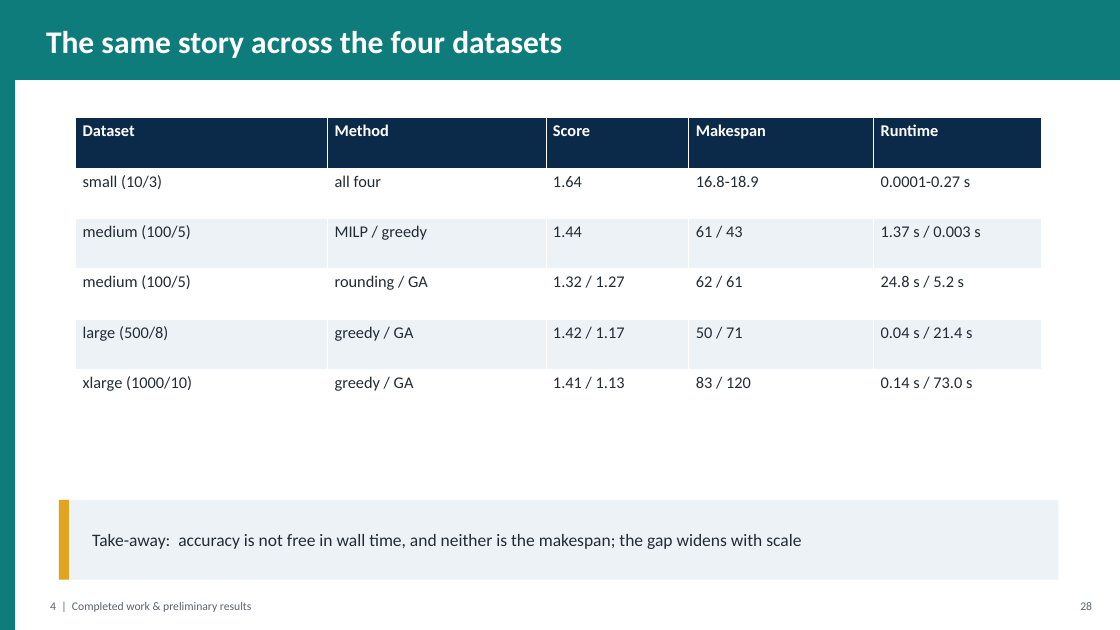
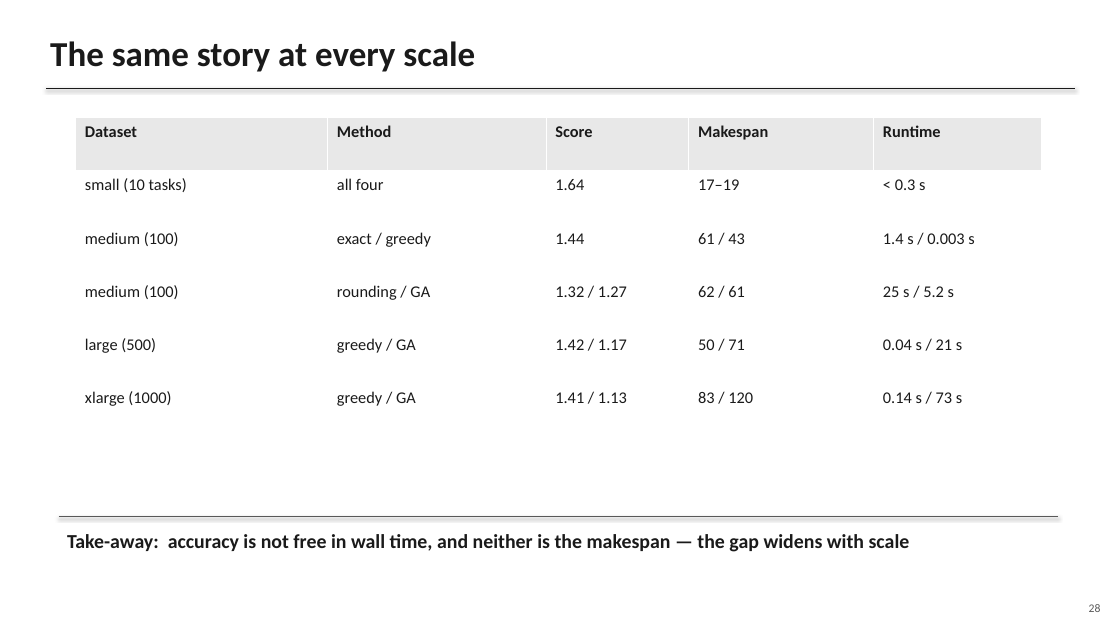
Before and after one commit to gayanigupta/data-aware-scheduling, a slide deck: slide 28 of slides/data-aware-scheduling.pptx (slide 29 before the commit). Drawn at 1120x630 pixels with LibreOffice and Linux fonts; fonts in the diff are those of the drawing. Boxes give left, top, right and bottom in pixels: in the first picture for what was removed or moved away, otherwise in the second. Text is boxed around its words. In the diff, an @@ line names an element or a change of style, - is before the commit and + after.

Commit message:
Plain monochrome slide deck with human-style text

```diff
--- a/slides/data-aware-scheduling.pptx
+++ b/slides/data-aware-scheduling.pptx
@@ rectangle removed at (x1=0, y1=0, x2=1120, y2=80) @@
@@ text at (x1=50, y1=41, x2=475, y2=72): text changed; size 27 to 30 pt; text colour #FFFFFF to #1A1A1A @@
-The same story across the four datasets
+The same story at every scale
@@ rectangle removed at (x1=0, y1=80, x2=15, y2=630) @@
@@ line added from (46, 88) to (1075, 88), #1A1A1A 1 pt @@
@@ table at (x1=76, y1=118, x2=1042, y2=437) @@
-row 2: small (10/3) | all four | 1.64 | 16.8-18.9 | 0.0001-0.27 s
+row 2: small (10 tasks) | all four | 1.64 | 17–19 | < 0.3 s
-row 3: medium (100/5) | MILP / greedy | 1.44 | 61 / 43 | 1.37 s / 0.003 s
+row 3: medium (100) | exact / greedy | 1.44 | 61 / 43 | 1.4 s / 0.003 s
-row 4, column 1: medium (100/5)
+row 4, column 1: medium (100)
-row 4, column 5: 24.8 s / 5.2 s
+row 4, column 5: 25 s / 5.2 s
-row 5, column 1: large (500/8)
+row 5, column 1: large (500)
-row 5, column 5: 0.04 s / 21.4 s
+row 5, column 5: 0.04 s / 21 s
-row 6, column 1: xlarge (1000/10)
+row 6, column 1: xlarge (1000)
-row 6, column 5: 0.14 s / 73.0 s
+row 6, column 5: 0.14 s / 73 s
@@ fill #0B2A4A to #E8E8E8 in row 1 @@
@@ fill #EDF2F7 to #FFFFFF in 10 cells @@
@@ text colour #FFFFFF to #1A1A1A in "Dataset", "Method", "Score", "Makespan" and 1 more places @@
@@ text colour #232B33 to #1A1A1A in "all four", "1.64", "1.44", "61 / 43" and 9 more places @@
@@ rectangle removed at (x1=59, y1=500, x2=1059, y2=580) @@
@@ rectangle removed at (x1=59, y1=500, x2=69, y2=580) @@
@@ text "Take-away: accuracy is not free ..." at (x1=67, y1=534, x2=910, y2=552): vertical alignment middle to top @@
@@ line added from (59, 517) to (1059, 517), #595959 0.75 pt @@
@@ text at (x1=67, y1=534, x2=910, y2=552): text changed; size 15 to 17 pt; text colour #232B33 to #1A1A1A; bold on @@
-Take-away: accuracy is not free in wall time, and neither is the makespan; the gap widens with scale
+Take-away: accuracy is not free in wall time, and neither is the makespan — the gap widens with scale
@@ text "28" moved from (x1=1080, y1=602, x2=1092, y2=610) to (x1=1089, y1=604, x2=1101, y2=612) @@
@@ text "28" at (x1=1089, y1=604, x2=1101, y2=612): text colour #5A646E to #595959 @@
@@ text removed at (x1=50, y1=602, x2=251, y2=612) @@
-4 | Completed work & preliminary results
```
Also in this commit, not shown: 29 other slides changed, 14 slides added, 16 slides removed, 1 other file.
